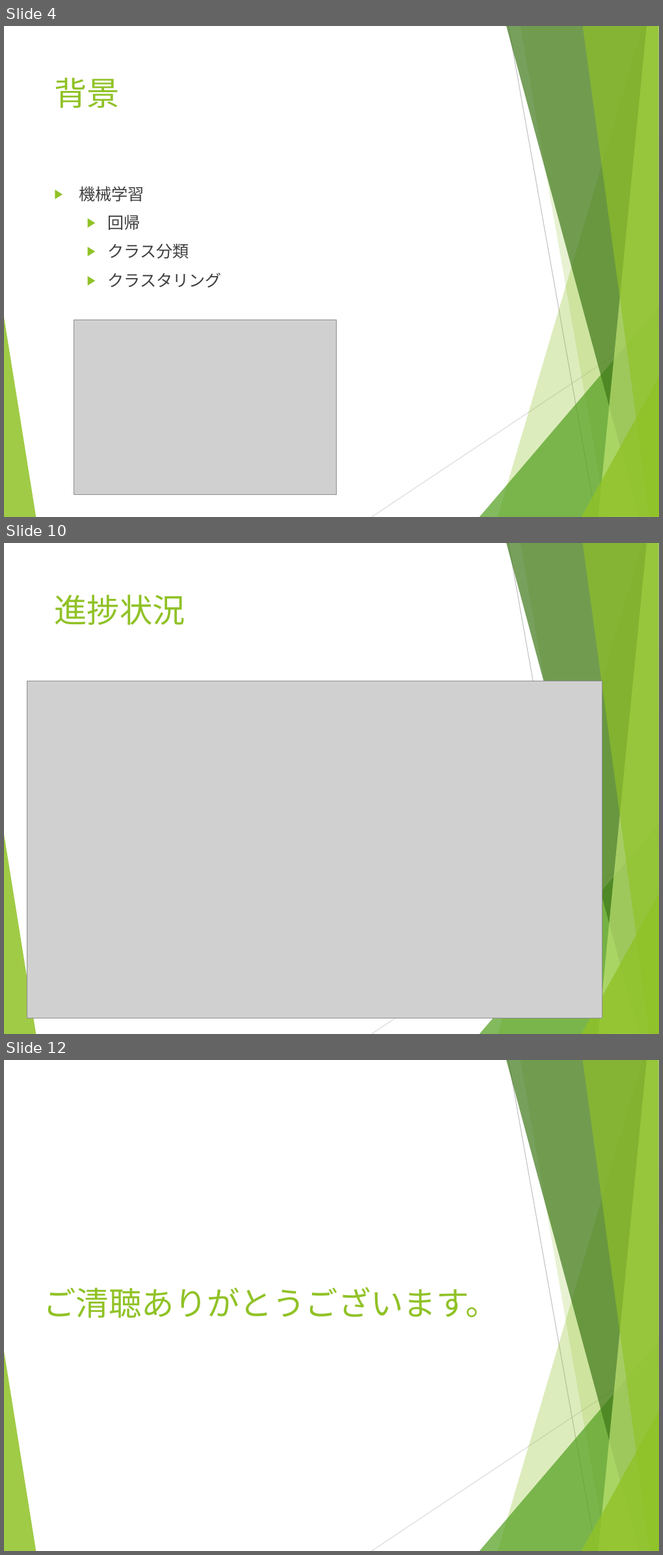
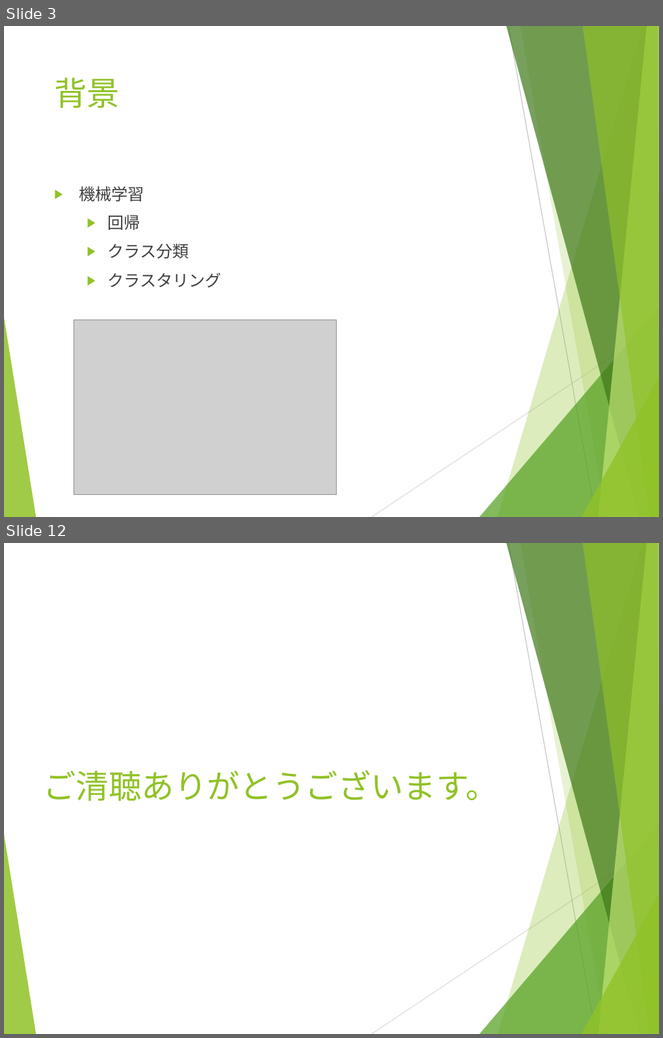
Before and after one commit to breeze934/N1, a slide deck: Pythonによるを用いた株価予測システムの開発_張浩.pptx. Shown one above the other, each under a label of ours: slides 4, 10 and 12 before the commit, slides 3 and 12 after it; the slides between them are not shown. The pictures are 663x1555 and 663x1038 pixels, drawn with LibreOffice and Linux fonts; fonts in the diff are those of the drawing; grey boxes stand for pictures. Boxes give left, top, right and bottom in pixels: in the first picture for what was removed or moved away, otherwise in the second. Text is boxed around its words. In the diff, an @@ line names an element or a change of style, - is before the commit and + after.

```diff
--- a/Pythonによるを用いた株価予測システムの開発_張浩.pptx
+++ b/Pythonによるを用いた株価予測システムの開発_張浩.pptx
@@ slide 10 removed at box(4, 543, 659, 1034), background #FFFFFF; not listed: 10 template elements that a slide beside it also shows @@
@@ title removed at box(54, 594, 185, 625) @@
-進捗状況
@@ picture removed at box(27, 681, 602, 1019) @@
@@ what was slide 4 is now slide 3 @@
```
Also in this commit, not shown: 6 slides changed, 4 slides added, 3 other slides removed.
